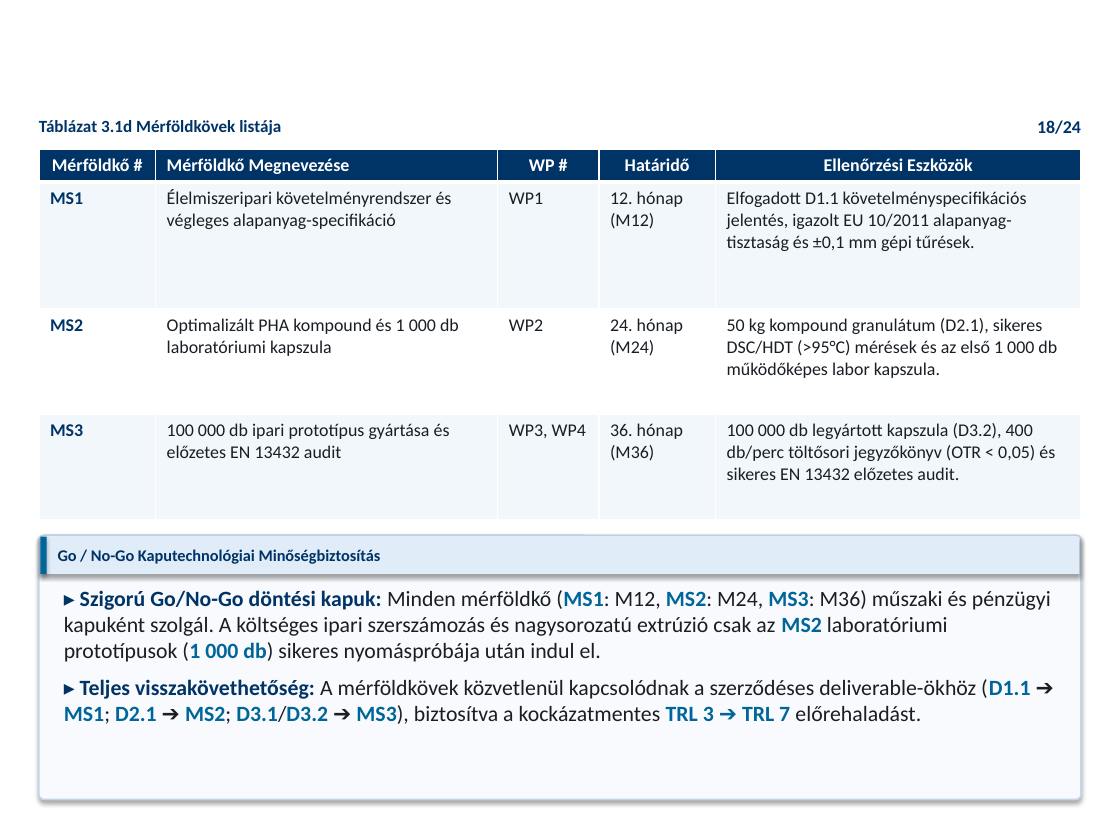
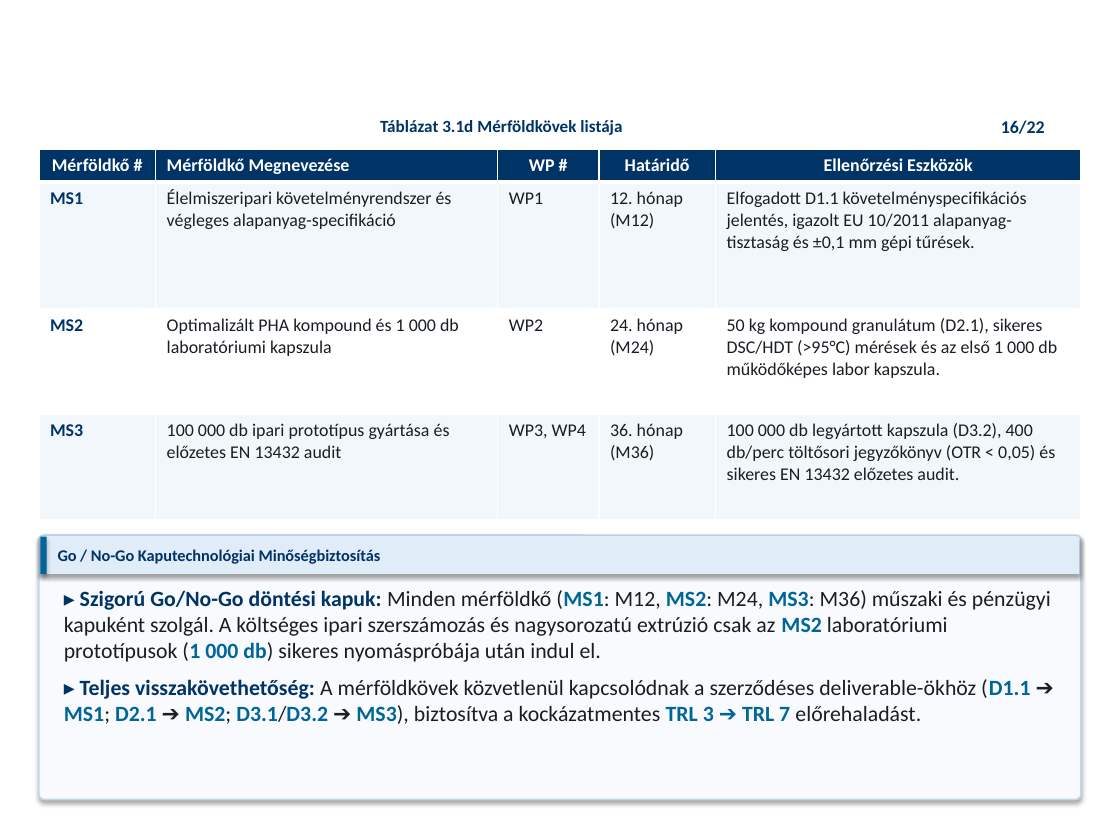
Before and after one commit to RMarci44/Fenntarthato-hulladek-projekt, a slide deck: slide 16 of PHACK_Prezentacio_Vegleges.pptx (slide 18 before the commit). Drawn at 1120x840 pixels with LibreOffice and Linux fonts; fonts in the diff are those of the drawing; background and template pictures are left out. Boxes give left, top, right and bottom in pixels: in the first picture for what was removed or moved away, otherwise in the second. Text is boxed around its words. In the diff, an @@ line names an element or a change of style, - is before the commit and + after.

```diff
--- a/PHACK_Prezentacio_Vegleges.pptx
+++ b/PHACK_Prezentacio_Vegleges.pptx
@@ text "Táblázat 3.1d Mérföldkövek listája": place and size @@
-text "Táblázat 3.1d Mérföldkövek listája" at <box>39,120,281,135</box>
+text "Táblázat 3.1d Mérföldkövek listája" at <box>380,120,622,135</box>
@@ text added at <box>1001,120,1045,134</box>, 11.5 pt, text #003366, bold @@
+16/22
@@ text removed at <box>1037,120,1081,134</box> @@
-18/24
```
Also in this commit, not shown: 18 other slides changed, 3 slides added, 5 slides removed, 25 other files.
